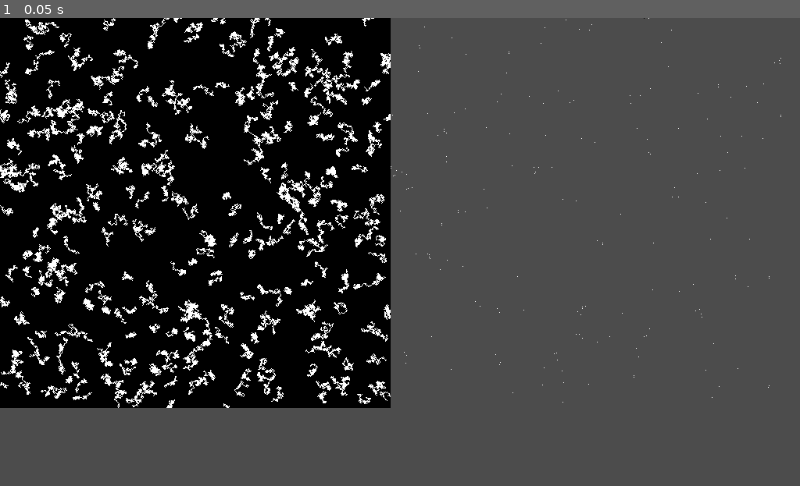
Above: before the commit, frame 1.
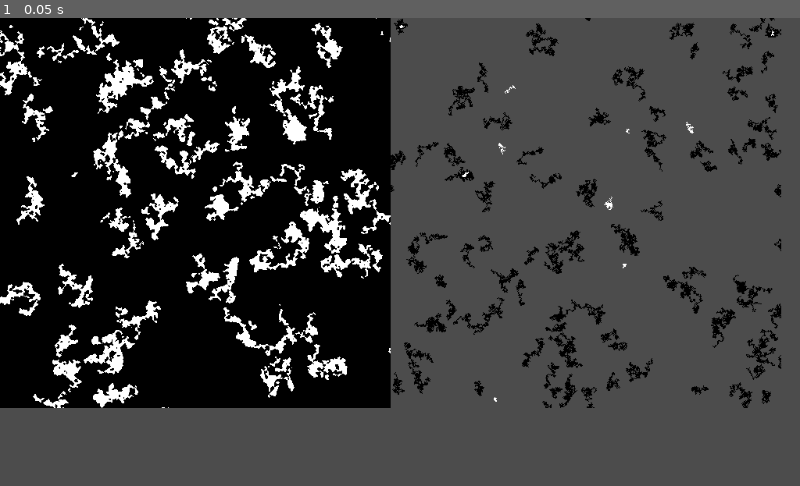
Above: after the commit, the same moment.

Repository: JaedanC/GoTeria
Game: Godot game, scene res://scenes/Terrain/Generator/TerrainGenerator.tscn
Same seed, same stepped clock (60 frames per second), same inputs: the game is played once before the commit and once after it. This scene is started directly instead of the project's main scene.
Inputs:
- Up to frame 1 (0.05 s): no input

The runs differ from the first frame. In frame 1, 16% of the frame differs, in the area x 0-98%, y 0-84%.

Commit message:
Commit before I removed the image_island slower methods

Diff:
--- a/scenes/Terrain/Generator/IslandFinder.gd
+++ b/scenes/Terrain/Generator/IslandFinder.gd
@@ -126,18 +126,14 @@
 
 				explored_cells[root] = null
 
-				var current_fringe = {}
+				var current_fringe = []
 
 				# Now continue the DFS
-				for neighbour in root.get_neighbours():
-					current_fringe[neighbour] = null
+				current_fringe = root.get_neighbours()
 
 				while current_fringe.size() > 0:
 					# Expand the next node
-					var cell: Cell = current_fringe.keys()[0]
-
-					# Remove from the Fringe
-					current_fringe.erase(cell)
+					var cell: Cell = current_fringe.pop_back()
 
 					# Check if we're already been explored
 					if explored_cells.has(cell):
@@ -149,14 +145,8 @@
 
 					# Add all neighbours to the fringe
 					for neighbour in cell.get_neighbours():
-						if explored_cells.has(neighbour):
-							continue
-
-						if current_fringe.has(neighbour):
-							continue
-
-						# Add to the fringe
-						current_fringe[neighbour] = null
+						if not explored_cells.has(neighbour):
+							current_fringe.append(neighbour)
 
 	# We now have a Dictionary of lists of cells
 	# Extract the pixel positions
@@ -250,6 +240,16 @@
 				if colour == my_colour:
 					neighbours[Vector2(top_right_i, top_right_j)] = labels[top_right_i][top_right_j]
 
+			# Top left
+			var top_left_i = i - 1
+			var top_left_j = j - 1
+			if top_left_i < 0 or top_left_j < 0:
+				pass
+			else:
+				var colour: Color = image.get_pixel(top_left_i, top_left_j)
+				if colour == my_colour:
+					neighbours[Vector2(top_left_i, top_left_j)] = labels[top_left_i][top_left_j]
+
 			# Top
 			var top_i = i
 			var top_j = j - 1
@@ -269,16 +269,6 @@
 				var colour: Color = image.get_pixel(left_i, left_j)
 				if colour == my_colour:
 					neighbours[Vector2(left_i, left_j)] = labels[left_i][left_j]
-
-			# Top left
-			var top_left_i = i - 1
-			var top_left_j = j - 1
-			if top_left_i < 0 or top_left_j < 0:
-				pass
-			else:
-				var colour: Color = image.get_pixel(top_left_i, top_left_j)
-				if colour == my_colour:
-					neighbours[Vector2(top_left_i, top_left_j)] = labels[top_left_i][top_left_j]
 
 			if neighbours.size() == 0:
 				linked[next_label] = Set.new(next_label, my_colour)
@@ -316,10 +306,98 @@
 			new_image.set_pixelv(pixel, colour)
 	new_image.unlock()
 
-	print("Linked size", linked.size())
-	for key in regions.keys():
-		var region_size = regions[key].size()
-		if region_size > 10:
-			print("Region size", regions[key].size())
+#	print("Linked size", linked.size())
+#	for key in regions.keys():
+#		var region_size = regions[key].size()
+#		if region_size > 10:
+#			print("Region size", regions[key].size())
 
 	return new_image
+
+func get_islands_naive_fastest(image: Image, smallest_island: int, largest_island: int, include_diagonal: bool):
+	var new_image: Image = Image.new()
+	new_image.create(image.get_width(), image.get_height(), false, Image.FORMAT_RGBA8)
+
+	if (smallest_island <= 0 and largest_island <= 0):
+		# Do nothing
+		return new_image
+
+	var ray_percentage = 0.01
+	print(image.get_width() * image.get_height())
+	var rays = image.get_width() * image.get_height() * ray_percentage
+	print(rays)
+
+	image.lock()
+	# Create the cell grid
+	var cells: Array = []
+	for i in range(image.get_width()):
+		for j in range(image.get_height()):
+			cells.append(Cell.new(Vector2(i, j), image.get_pixel(i, j)))
+
+	var cell_grid: CellGrid = CellGrid.new(image.get_size(), cells)
+
+	# Link them together
+	for index in range(cells.size()):
+		var cell: Cell = cell_grid.get_cell(index)
+		var cell_position: Vector2 = cell.get_position()
+		var colour: Color = cell.get_colour()
+		var i = cell_position.x
+		var j = cell_position.y
+
+		if include_diagonal:
+			cell.add_neighbour(cell_grid.get_cellv_if_match(colour, Vector2(i - 1, j - 1)))
+			cell.add_neighbour(cell_grid.get_cellv_if_match(colour, Vector2(i - 1, j + 1)))
+			cell.add_neighbour(cell_grid.get_cellv_if_match(colour, Vector2(i + 1, j - 1)))
+			cell.add_neighbour(cell_grid.get_cellv_if_match(colour, Vector2(i + 1, j + 1)))
+
+		cell.add_neighbour(cell_grid.get_cellv_if_match(colour, Vector2(i - 1, j)))
+		cell.add_neighbour(cell_grid.get_cellv_if_match(colour, Vector2(i, j - 1)))
+		cell.add_neighbour(cell_grid.get_cellv_if_match(colour, Vector2(i, j + 1)))
+		cell.add_neighbour(cell_grid.get_cellv_if_match(colour, Vector2(i + 1, j)))
+
+	var explored_roots = {}
+	var explored_cells = {}
+
+	# Only explore a random number of rays that hit the screen
+	for ray in range(rays):
+		var ray_location = Vector2(
+			randi() % image.get_width(),
+			randi() % image.get_height()
+		)
+
+		var root: Cell = cell_grid.get_cellv(ray_location)
+
+		if explored_cells.has(root):
+			continue
+
+		# Found a new starting point
+		explored_roots[root] = [root]
+		explored_cells[root] = null
+
+		# Add neighbours to fringe
+		var fringe = root.get_neighbours()
+
+		while fringe.size() > 0:
+			var current_cell = fringe.pop_back()
+
+			# Add to the explored cells
+			explored_roots[root].append(current_cell)
+			explored_cells[current_cell] = null
+
+			# Add neighbours that haven't been expanded
+			for neighbour in current_cell.get_neighbours():
+				if not explored_cells.has(neighbour):
+					fringe.append(neighbour)
+
+	new_image.lock()
+	for region in explored_roots.values():
+		if ((largest_island > 0 and region.size() > largest_island) or
+				(smallest_island > 0 and region.size() < smallest_island)):
+			continue
+
+		for cell in region:
+			new_image.set_pixelv(cell.get_position(), cell.get_colour())
+	new_image.unlock()
+
+	image.unlock()
+	return new_image
--- a/scenes/Terrain/Generator/TerrainGenerator.gd
+++ b/scenes/Terrain/Generator/TerrainGenerator.gd
@@ -1,4 +1,4 @@
- tool
+# tool
 extends Node2D
 
 export(int) var world_seed: int setget set_world_seed
@@ -15,7 +15,11 @@
 export(int) var smallest_island: int setget set_smallest_island
 export(bool) var include_diagonal: bool setget set_include_diagonal
 
+var refresh = false
+
 var textures: Array
+var images: Dictionary
+
 
 """
 This script is responsible for creating the underlying .png that will eventually
@@ -25,67 +29,67 @@
 func set_world_size(_world_size: Vector2):
 	if _world_size != world_size:
 		world_size = _world_size
-		update()
+		refresh = true
 
 func set_world_seed(_world_seed: int):
 	if _world_seed != world_seed:
 		world_seed = _world_seed
-		update()
+		refresh = true
 
 func set_octaves(_octaves: int):
 	if _octaves != octaves:
 		octaves = _octaves
-		update()
+		refresh = true
 
 func set_period(_period: float):
 	if _period != period:
 		period = _period
-		update()
+		refresh = true
 
 func set_persistence(_persistence: float):
 	if _persistence != persistence:
 		persistence = _persistence
-		update()
+		refresh = true
 
 func set_threshold(_threshold: float):
 	if _threshold != threshold:
 		threshold = _threshold
-		update()
+		refresh = true
 
 func set_drunkards(_drunkards: int):
 	if _drunkards != drunkards:
 		drunkards = _drunkards
-		update()
+		refresh = true
 
 func set_steps(_steps: int):
 	if _steps != steps:
 		steps = _steps
-		update()
+		refresh = true
 
 func set_iterations(_iterations: int):
 	if _iterations != iterations:
 		iterations = _iterations
-		update()
+		refresh = true
 
 func set_scale_factor(_scale_factor: float):
 	if _scale_factor != scale_factor:
 		scale_factor = _scale_factor
-		update()
+		refresh = true
 
 func set_largest_island(_largest_island: int):
 	if _largest_island != largest_island:
 		largest_island = _largest_island
-		update()
+		refresh = true
 
 func set_smallest_island(_smallest_island: int):
 	if _smallest_island != smallest_island:
 		smallest_island = _smallest_island
-		update()
+		refresh = true
 
 func set_include_diagonal(_include_diagonal: bool):
 	if _include_diagonal != include_diagonal:
 		include_diagonal = _include_diagonal
-		update()
+		refresh = true
 
 func _ready():
 	self.textures.append(ImageTexture.new())
@@ -94,12 +98,19 @@
 	self.textures.append(ImageTexture.new())
 	self.textures.append(ImageTexture.new())
 	self.textures.append(ImageTexture.new())
-	update()
+
+	self.refresh = true
 
 func _process(_delta):
 	OS.set_window_title("Teria | FPS: " + str(Engine.get_frames_per_second()))
 
-func _draw():
+	if not refresh:
+		return
+
+	refresh = false
+	update()
+
+
 	print("Updating World")
 	var image: Image
 
@@ -118,6 +129,7 @@
 	# Remove the islands based on these parameters
 #	var new_image = $IslandFinder.get_islands_faster(image, self.smallest_island, self.largest_island, self.include_diagonal)
 	var new_image = $IslandFinder.get_islands(image, self.smallest_island, self.largest_island, self.include_diagonal)
+#	var new_image = $IslandFinder.get_islands_naive_fastest(image, self.smallest_island, self.largest_island, self.include_diagonal)
 	new_image = $ImageTools.invert_image(new_image)
 	image = $ImageTools.merge_images(image, new_image, $ImageTools.MERGE_TYPE.MERGE)
 
@@ -133,16 +145,20 @@
 #		Image.INTERPOLATE_TRILINEAR
 #	)
 #
-#	image = $CellularAutomator.cellular_auto(image, self.iterations)
+	image = $CellularAutomator.cellular_auto(image, self.iterations)
 #
+#	draw_image(image_islands_two, Vector2(image_islands.get_size().x * 2, 0))
 	draw_image(image)
 	draw_image(new_image, Vector2(image.get_size().x, 0))
-#	draw_image(image_islands_two, Vector2(image_islands.get_size().x * 2, 0))
 
-var i = 0
 func draw_image(image: Image, location=Vector2.ZERO):
-	var texture = self.textures[i % self.textures.size()]
-	texture.create_from_image(image, Texture.FLAG_MIPMAPS | Texture.FLAG_ANISOTROPIC_FILTER)
-	draw_texture(texture, location)
+	self.images[image] = location
 
-	i += 1
+func _draw():
+	var i = 0
+	for image in self.images.keys():
+		var location = images[image]
+		var texture = self.textures[i % self.textures.size()]
+		texture.create_from_image(image, Texture.FLAG_MIPMAPS | Texture.FLAG_ANISOTROPIC_FILTER)
+		draw_texture(texture, location)
+		i += 1
--- a/scenes/Terrain/Generator/TerrainGenerator.tscn
+++ b/scenes/Terrain/Generator/TerrainGenerator.tscn
@@ -15,9 +15,11 @@
 period = 20.0
 persistence = 0.8
 drunkards = 385
-steps = 150
+steps = 309
+iterations = 1
 scale_factor = 1.0
-largest_island = 1
+largest_island = 550
+smallest_island = 15
 include_diagonal = true
 
 [node name="ImageTools" type="Node" parent="."]
